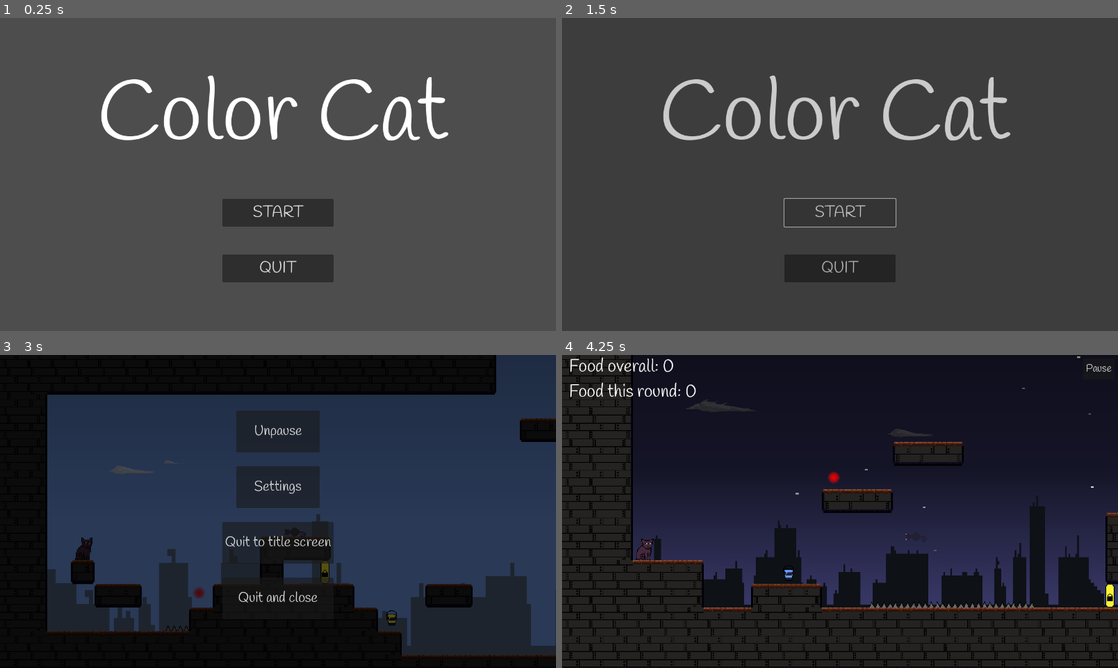
Above: before the commit, frames 1-4 (two rows, left to right).
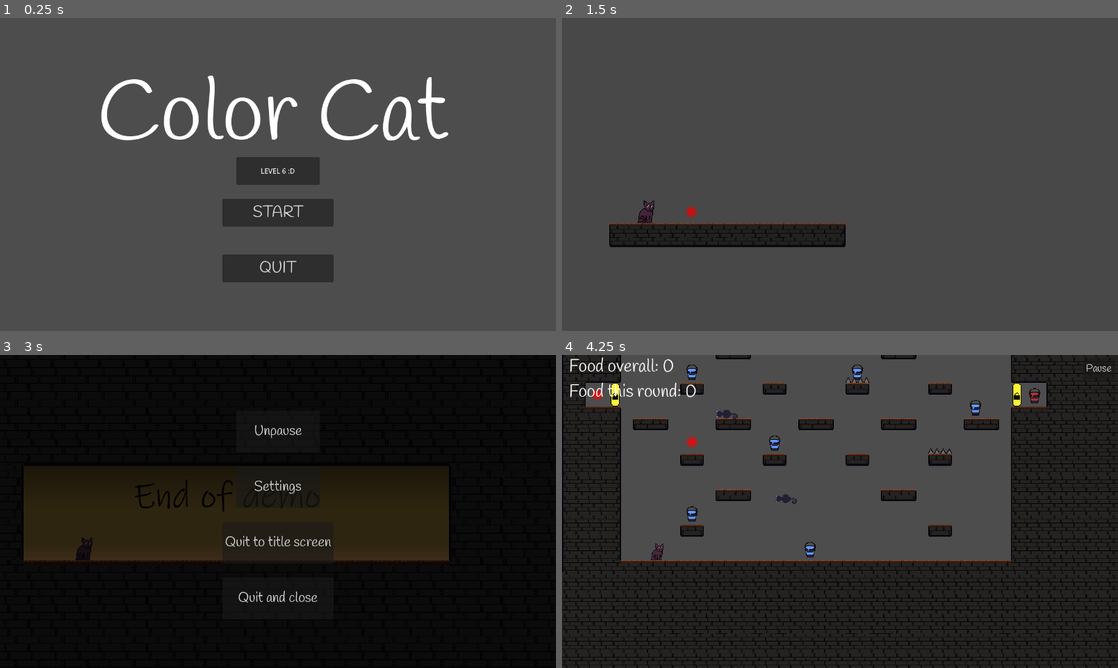
Above: after the commit, the same moments.

Repository: GillianZech/color-cat
Game: Godot game, scene res://Scenes/scene_controller.tscn
Same seed, same stepped clock (60 frames per second), same inputs: the game is played once before the commit and once after it.
Inputs (mouse positions are in pixels of both pictures, inside the frame that each line leads up to):
- Up to frame 1 (0.25 s): no input
- Up to frame 2 (1.5 s): click (840, 171) at 0.5 s, where only the run after the commit has a clickable "LEVEL 6 :D"; click (840, 212) at 1.25 s, where only the run before the commit has a clickable "START"
- Up to frame 3 (3 s): tap Enter (pause) at 2 s; hold D (move_right) from 2.03 s (still down); tap Alt (dev) at 2.1, 2.85 s; tap W (move_up) at 2.27 s; tap R (restart) at 2.75 s
- Up to frame 4 (4.25 s): tap W (move_up) at 3.02 s; release D (move_right) at 3.5 s; click "Unpause" at 3.5 s

The runs differ from the first frame. In frame 1, 1.3% of the frame differs, in the area x 42-58%, y 44-54%; in frame 2, 7.8%; in frame 3, 65%, in the area x 4-100%, y 0-97%; in frame 4, 59%.
Error after the commit: Cannot call method 'get_children' on a null value. (res://Scenes/Laser.gd:7)

Commit message:
Single-laser system works!
Works in Level 6. Now I need to implement it in all the other levels.

Diff:
--- a/color_cat/Code/CharacterBody2D.gd
+++ b/color_cat/Code/CharacterBody2D.gd
@@ -18,6 +18,7 @@
 @onready var WALK_AUDIO = $WalkAudio
 @onready var CURRENT_LASER
 @onready var LASER_COUNT
+@onready var laser_positions = []
 @onready var DOORS: Array
 @onready var FOOD: Array
 @onready var LASERS: Array
@@ -57,18 +58,14 @@
 		FOOD = []
 
 	# Lasers
-	if get_parent().get_node("Lasers"):
-		LASERS = get_parent().get_node("Lasers").get_children()
-		if LASERS != []:
-			for laser in LASERS:
-				laser.visible = false
-				LASER_COUNT+=1 # won't change throughout the level but will be different by level
-			get_parent().get_node("Lasers").get_child(0).visible = true
-	else:
-		LASERS = []
-		# if there are no lasers, then EndArea should be visible immediately
-		if get_parent().get_node("EndArea"):
-			get_parent().get_node("EndArea").visible = true
+	#if get_parent().get_node("Lasers"):
+		#LASERS = get_parent().get_node("Lasers").get_children()
+
+	#else:
+		#LASERS = []
+		## if there are no lasers, then EndArea should be visible immediately
+		#if get_parent().get_node("EndArea"):
+			#get_parent().get_node("EndArea").visible = true
 
 # Code that runs every frame
 func _physics_process(_delta):
--- a/color_cat/Code/title_screen.gd
+++ b/color_cat/Code/title_screen.gd
@@ -19,3 +19,9 @@
 func _on_quit_button_pressed():
 	get_tree().quit()
 	pass # Replace with function body.
+
+
+func _on_level_6_pressed():
+	get_parent()._update_scene("Level6")
+
+	pass # Replace with function body.
--- a/color_cat/Scenes/Laser.gd
+++ b/color_cat/Scenes/Laser.gd
@@ -1,29 +1,36 @@
 extends Area2D
 @onready var LASER_SPRITE = $LaserSprite
-@onready var cat = self.get_parent().get_parent().get_node("Cat")
-
-func _ready():
-
-	pass
+@onready var cat = self.get_parent().get_node("Cat")
+#@onready var MARKERS = get_parent().get_node("Markers").get_children() # array of positions (markers)
+#@onready var markers_amount = MARKERS.size()
+@onready var markers = get_parent().get_node("Markers") # just a node, not an array you can get size of
+@onready var markers_amount = get_parent().get_node("Markers").get_children().size() # array of positions (markers) that I'm getting the size of
+var current_marker = 0
+var tween
 
 # Called every frame. 'delta' is the elapsed time since the previous frame.
 func _physics_process(_delta):
 	LASER_SPRITE.play("idle")
 
 func _on_body_entered(_body):
-	if visible:
-		$AudioStreamPlayer2D.play()
-		$AnimationPlayer.play("move") # will be invisible at end of animation
-		set_collision_layer_value(6, 0)
-		set_collision_mask_value(1, 0)
+	$AudioStreamPlayer2D.play()
+	tween = create_tween()
+	if current_marker == markers_amount: # gone through all markers, now go to EndArea position
+		var new_position = get_parent().get_node("EndArea").position
+		tween.tween_property(self, "global_position", new_position, 0.5).set_trans(Tween.EASE_OUT)
+		tween.finished.connect(tween_finished) # links signal of tween finishing just like _on_body_entered
+	else:
+		var new_position = markers.get_child(current_marker).position
+		# Tween the node's position from current to next position
+		tween.tween_property(self, "global_position", new_position, 0.5).set_trans(Tween.EASE_OUT)
+		current_marker+=1
 
-func _on_animation_player_animation_finished(anim_name):
-	if anim_name == "move":
-		if cat.CURRENT_LASER < cat.LASER_COUNT-1:
-			cat.CURRENT_LASER += 1
-			get_parent().get_child(cat.CURRENT_LASER).visible = true
-		else:
-			get_parent().get_parent().get_node("EndArea").visible = true
+func tween_finished():
+	get_parent().get_node("EndArea").visible = true
+	visible = false
+
+
+
 
 
 # originally I made a timer for the exact length of the move animation,
@@ -44,50 +51,3 @@
 	#else:
 		#cat.CURRENT_LASER += 1
 		#get_parent().get_child(cat.CURRENT_LASER).visible = true
-
-
-# my attempt at automating laser animations
-
-#func _move(cat):
-	#var animPlayer = AnimationPlayer.new()
-	#add_child(animPlayer)
-	#var lib : AnimationLibrary = AnimationLibrary.new()
-	#var next = Animation.new()
-	#lib.add_animation("next", next)
-	#animPlayer.add_animation_library("lib", lib)
-	#
-	#
-	#next.add_track(0)
-	#next.length = 0.55
-	#var path = String(self.get_path()) + ":position"
-	#next.track_set_path(0, path)
-	#next.track_insert_key(0, 0.0, 1)
-	#next.track_insert_key(0, 100.0, 3)
-	#next.track_insert_key(0, 200.0, 5)
-	#next.track_insert_key(0, 300.0, 7)
-	#animPlayer.play("next")
-
-
-
-	#var animation_player = AnimationPlayer.new()
-	#add_child(animation_player)
-#
-	#var animation = Animation.new()
-	#animation_player.add_animation("move", animation)
-#
-	#var transform_track = Animation.Track.TYPE_TRANSFORM
-	#var property_path = "global_position"
-	#var track = animation.add_track(transform_track, property_path)
-	#
-	## Set the length of the animation
-	#animation.set_length(2)
-#
-	## Add keyframes
-	#track.add_key(0)
-	#track.add_key(1)
-	#track.add_key(2)
-#
-	## Set keyframe values
-	#track.set_key_value(0, Vector2(0, 0))
-	#track.set_key_value(1, Vector2(100, 0))
-	#track.set_key_value(2, Vector2(200, 0))
--- a/color_cat/Scenes/Level6.tscn
+++ b/color_cat/Scenes/Level6.tscn
@@ -3,76 +3,9 @@
 [ext_resource type="PackedScene" uid="uid://dykbqv6sog3xw" path="res://Scenes/EndArea.tscn" id="1_odb00"]
 [ext_resource type="TileSet" uid="uid://cpefih0yhovpw" path="res://Scenes/steel.tres" id="2_ueeqq"]
 [ext_resource type="PackedScene" uid="uid://c0judastlvqt1" path="res://Scenes/Cat.tscn" id="3_6pyn4"]
+[ext_resource type="Script" path="res://Scenes/Laser.gd" id="4_6vpb6"]
 [ext_resource type="Texture2D" uid="uid://c2w10jq5oih56" path="res://Assets/laser.png" id="4_65lgr"]
 [ext_resource type="AudioStream" uid="uid://c0lpt3ae8jucd" path="res://Sounds/laser.ogg" id="5_fqcyu"]
-
-[sub_resource type="GDScript" id="GDScript_eieqp"]
-script/source = "extends Area2D
-@onready var LASER_SPRITE = $LaserSprite
-@onready var cat = self.get_parent().get_parent().get_node(\"Cat\")
-
-# Called every frame. 'delta' is the elapsed time since the previous frame.
-func _physics_process(_delta):
-	LASER_SPRITE.play(\"idle\")
-
-func _on_body_entered(_body):
-	if visible:
-		$AudioStreamPlayer2D.play()
-		$AnimationPlayer.play(\"move\") # will be invisible at end of animation
-		set_collision_layer_value(6, 0)
-		set_collision_mask_value(1, 0)
-
-func _on_animation_player_animation_finished(anim_name):
-	if anim_name == \"move\":
-		if cat.CURRENT_LASER < cat.LASER_COUNT-1:
-			cat.CURRENT_LASER += 1
-			get_parent().get_child(cat.CURRENT_LASER).visible = true
-		else:
-			get_parent().get_parent().get_node(\"EndArea\").visible = true
-
-
-# originally I made a timer for the exact length of the move animation,
-# but using _on_animation_player_animation_finished made more sense.
-# I saved this code here in case I want to make another timer elsewhere.
-
-# (part of on_body_entered):
-		#var timer : Timer = Timer.new()
-		#add_child(timer)
-		#timer.wait_time = 0.55
-		#timer.autostart = false
-		#timer.one_shot = true
-		#timer.timeout.connect(_on_timer_timeout)
-		#timer.start()
-#func _on_timer_timeout():
-	#if cat.CURRENT_LASER >= cat.LASER_COUNT - 1:
-		#get_parent().get_parent().get_node(\"EndArea\").visible = true
-	#else:
-		#cat.CURRENT_LASER += 1
-		#get_parent().get_child(cat.CURRENT_LASER).visible = true
-
-
-# my attempt at automating laser animations
-
-#func _move(cat):
-	#var animPlayer = AnimationPlayer.new()
-	#add_child(animPlayer)
-	#var lib : AnimationLibrary = AnimationLibrary.new()
-	#var next = Animation.new()
-	#lib.add_animation(\"next\", next)
-	#animPlayer.add_animation_library(\"lib\", lib)
-	#
-	#
-	#next.add_track(0)
-	#next.length = 0.55
-	#var path = String(self.get_path()) + \":position\"
-	#next.track_set_path(0, path)
-	#next.track_insert_key(0, 0.0, 1)
-	#next.track_insert_key(0, 100.0, 3)
-	#next.track_insert_key(0, 200.0, 5)
-	#next.track_insert_key(0, 300.0, 7)
-	#animPlayer.play(\"next\")
-
-"
 
 [sub_resource type="CircleShape2D" id="CircleShape2D_t8rfx"]
 radius = 5.33333
@@ -161,45 +94,31 @@
 
 [node name="Cat" parent="." instance=ExtResource("3_6pyn4")]
 
-[node name="Lasers" type="Node2D" parent="."]
+[node name="Markers" type="Node2D" parent="."]
 
-[node name="Laser" type="Area2D" parent="Lasers"]
+[node name="L0" type="Marker2D" parent="Markers"]
+position = Vector2(224, 96)
+
+[node name="L1" type="Marker2D" parent="Markers"]
+position = Vector2(576, 128)
+
+[node name="Laser" type="Area2D" parent="."]
 position = Vector2(352, 224)
 scale = Vector2(1.5, 1.5)
 collision_layer = 32
-script = SubResource("GDScript_eieqp")
+script = ExtResource("4_6vpb6")
 
-[node name="CollisionShape2D" type="CollisionShape2D" parent="Lasers/Laser"]
+[node name="CollisionShape2D" type="CollisionShape2D" parent="Laser"]
 scale = Vector2(4, 4)
 shape = SubResource("CircleShape2D_t8rfx")
 
-[node name="LaserSprite" type="AnimatedSprite2D" parent="Lasers/Laser"]
+[node name="LaserSprite" type="AnimatedSprite2D" parent="Laser"]
 position = Vector2(-0.00012207, 0)
 sprite_frames = SubResource("SpriteFrames_lj1im")
 animation = &"idle"
 
-[node name="AudioStreamPlayer2D" type="AudioStreamPlayer2D" parent="Lasers/Laser"]
+[node name="AudioStreamPlayer2D" type="AudioStreamPlayer2D" parent="Laser"]
 stream = ExtResource("5_fqcyu")
 volume_db = -15.0
 
-[node name="Laser2" type="Area2D" parent="Lasers"]
-position = Vector2(512, 224)
-scale = Vector2(1.5, 1.5)
-collision_layer = 32
-script = SubResource("GDScript_eieqp")
-
-[node name="CollisionShape2D" type="CollisionShape2D" parent="Lasers/Laser2"]
-scale = Vector2(4, 4)
-shape = SubResource("CircleShape2D_t8rfx")
-
-[node name="LaserSprite" type="AnimatedSprite2D" parent="Lasers/Laser2"]
-position = Vector2(-0.00012207, 0)
-sprite_frames = SubResource("SpriteFrames_lj1im")
-animation = &"idle"
-
-[node name="AudioStreamPlayer2D" type="AudioStreamPlayer2D" parent="Lasers/Laser2"]
-stream = ExtResource("5_fqcyu")
-volume_db = -15.0
-
-[connection signal="body_entered" from="Lasers/Laser" to="Lasers/Laser" method="_on_body_entered"]
-[connection signal="body_entered" from="Lasers/Laser2" to="Lasers/Laser2" method="_on_body_entered"]
+[connection signal="body_entered" from="Laser" to="Laser" method="_on_body_entered"]
--- a/color_cat/Scenes/TitleScreen.tscn
+++ b/color_cat/Scenes/TitleScreen.tscn
@@ -43,5 +43,14 @@
 theme_override_font_sizes/font_size = 36
 text = "QUIT"
 
+[node name="Level6" type="Button" parent="."]
+layout_mode = 0
+offset_left = 544.0
+offset_top = 320.0
+offset_right = 736.0
+offset_bottom = 384.0
+text = "LEVEL 6 :D"
+
 [connection signal="pressed" from="StartButton" to="." method="_on_start_button_pressed"]
 [connection signal="pressed" from="QuitButton" to="." method="_on_quit_button_pressed"]
+[connection signal="pressed" from="Level6" to="." method="_on_level_6_pressed"]
